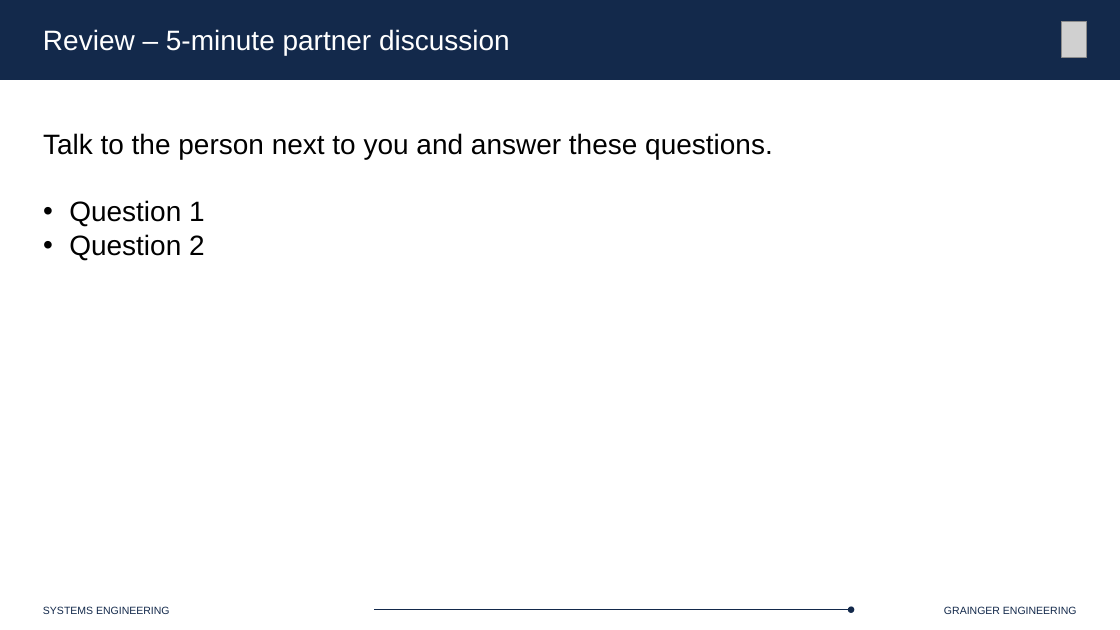
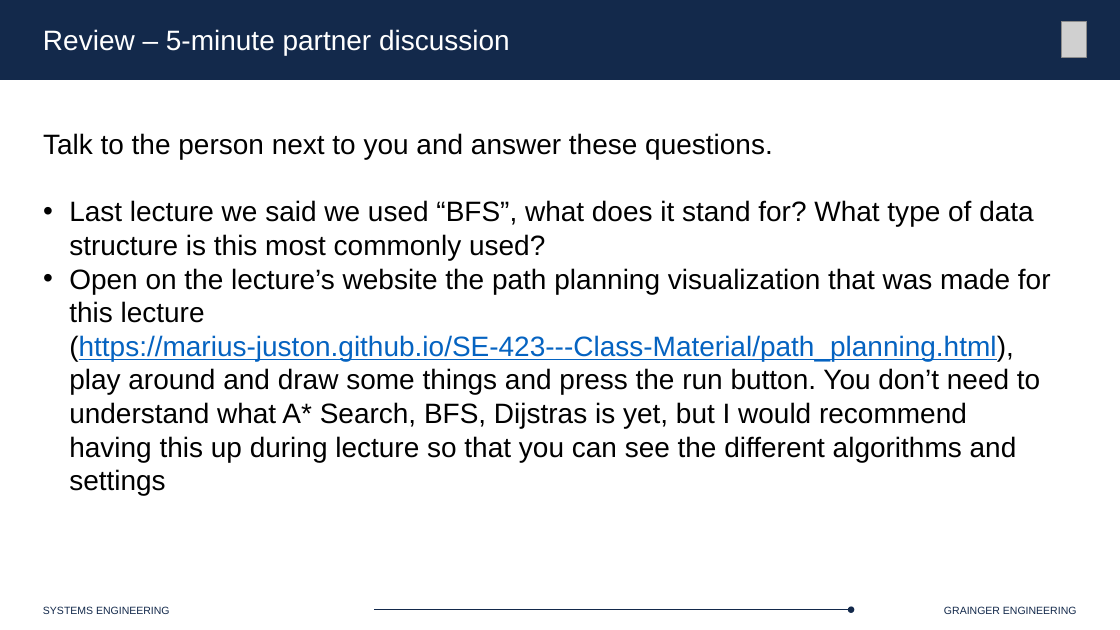
Before and after one commit to Marius-Juston/SE-423---Class-Material, a slide deck: slide 2 of Lectures/Slides/L18.pptx. Drawn at 1120x630 pixels with LibreOffice and Linux fonts; fonts in the diff are those of the drawing; grey boxes stand for pictures. Boxes give left, top, right and bottom in pixels: in the first picture for what was removed or moved away, otherwise in the second. Text is boxed around its words. In the diff, an @@ line names an element or a change of style, - is before the commit and + after.

```diff
--- a/Lectures/Slides/L18.pptx
+++ b/Lectures/Slides/L18.pptx
@@ text at [69,200,1051,495]: text changed @@
-• Question 1
-• Question 2
+• Last lecture we said we used “BFS”, what does it stand for? What type of data structure is this most commonly used?
+• Open on the lecture’s website the path planning visualization that was made for this lecture (https://marius-juston.github.io/SE-423---Class-Material/path_planning.html), play around and draw some things and press the run button. You don’t need to understand what A* Search, BFS, Dijstras is yet, but I would recommend having this up during lecture so that you can see the different algorithms and settings
```
Also in this commit, not shown: 2 other slides changed, 1 slide added.
